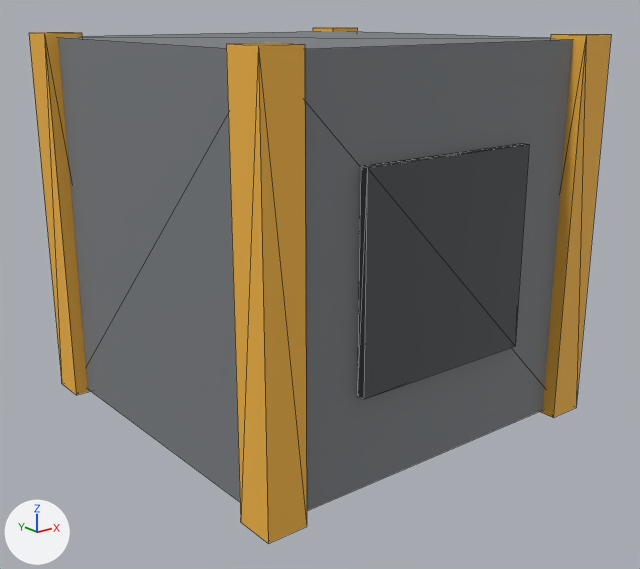
Two versions of the glTF model prototype/test-game/content/outposts/decor/cargo_cube_flat.glb, one commit apart.
Camera for both pictures: a 50 mm lens placed at (-0.778, -0.994, 0.579), pointed at (-0.006, -0.029, 0.193). The lights are fixed; the arrows at lower left show +X, +Y and +Z. The first picture is the older version. Mesh edges are drawn as thin lines. Vertices at exactly the same position are counted once.

In view in the first picture: 'cargo_cube_cube'.
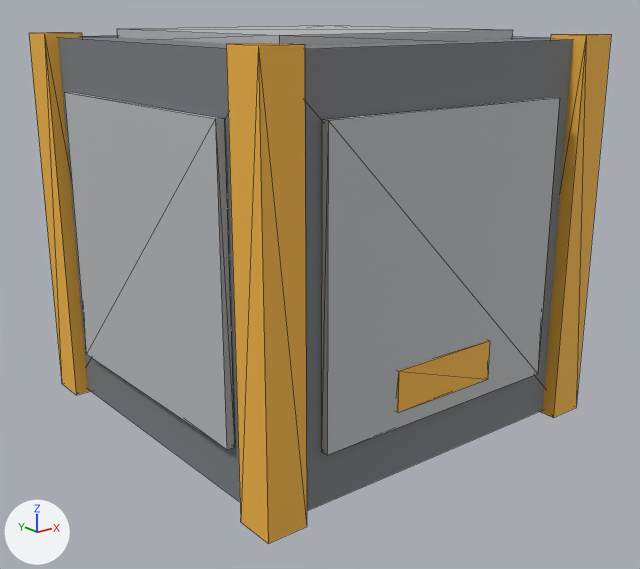
The change in detail:
me_cargo_cube_cube is used by ob_cargo_cube_cube; location (0.0, 0.0, 0.0).
me_cargo_cube_cube had 48 vertices, 72 faces and spanned x -0.283..0.283, y -0.283..0.283, z 0.005..0.544.
me_cargo_cube_cube now has 88 vertices, 132 faces and spans x -0.283..0.283, y -0.283..0.283, z 0.005..0.55.
me_cargo_cube_cube part 1: a new loose piece, a box spanning x -0.192..0.192, y -0.276..-0.265, z 0.083..0.468, in mat_decor_flat.
me_cargo_cube_cube part 2: a new loose piece, a box spanning x -0.192..0.192, y -0.192..0.192, z 0.534..0.55, in mat_decor_flat.
me_cargo_cube_cube part 3: a new loose piece, a box spanning x -0.0825..0.0825, y -0.2777..-0.2722, z 0.1045..0.1595, in mat_decor_flat.
Part 4, on me_cargo_cube_cube:
6 vertices are removed from x -0.138..0.138, y -0.276..-0.265, z 0.138..0.412.
12 faces are deleted.
2 vertices move from x -0.138, y -0.276, z 0.138..0.412 to x -0.276, y -0.192, z 0.083..0.468.
6 vertices are added at (-0.276, 0.192, 0.083), (-0.265, -0.192, 0.083), (-0.265, 0.192, 0.083), (-0.276, 0.192, 0.468), (-0.265, 0.192, 0.468), (-0.265, -0.192, 0.468).
12 new faces join them.
Other edits to the shape of me_cargo_cube_cube do not show in these pictures.

Location of each change, (x1, y1, x2, y2) in pixels of the pictures (640 x 569 px; the box of a moved part takes in the faces that stretch with it):
'cargo_cube_cube', reshaped
    before: (29, 27, 611, 543)
    after: (29, 26, 611, 543)
part 1 of me_cargo_cube_cube, added
    after: (321, 97, 559, 455)
part 2 of me_cargo_cube_cube, added
    after: (117, 26, 513, 45)
part 3 of me_cargo_cube_cube, added (brown)
    after: (397, 340, 490, 412)
part 4 of me_cargo_cube_cube, moved or reshaped
    before: (357, 143, 529, 399)
    after: (64, 92, 235, 450)
